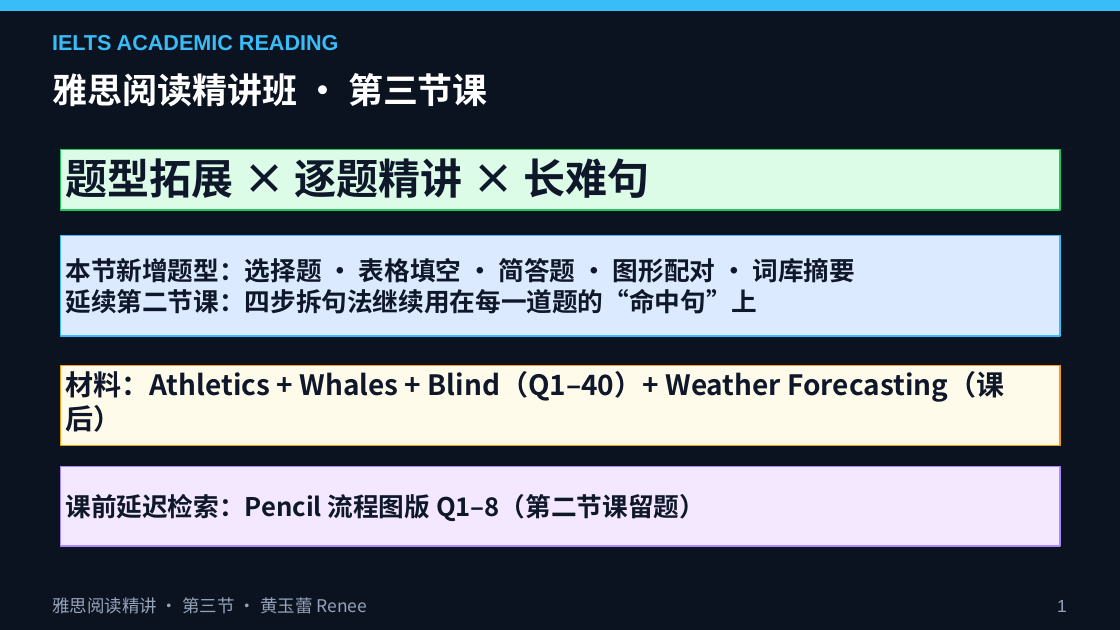
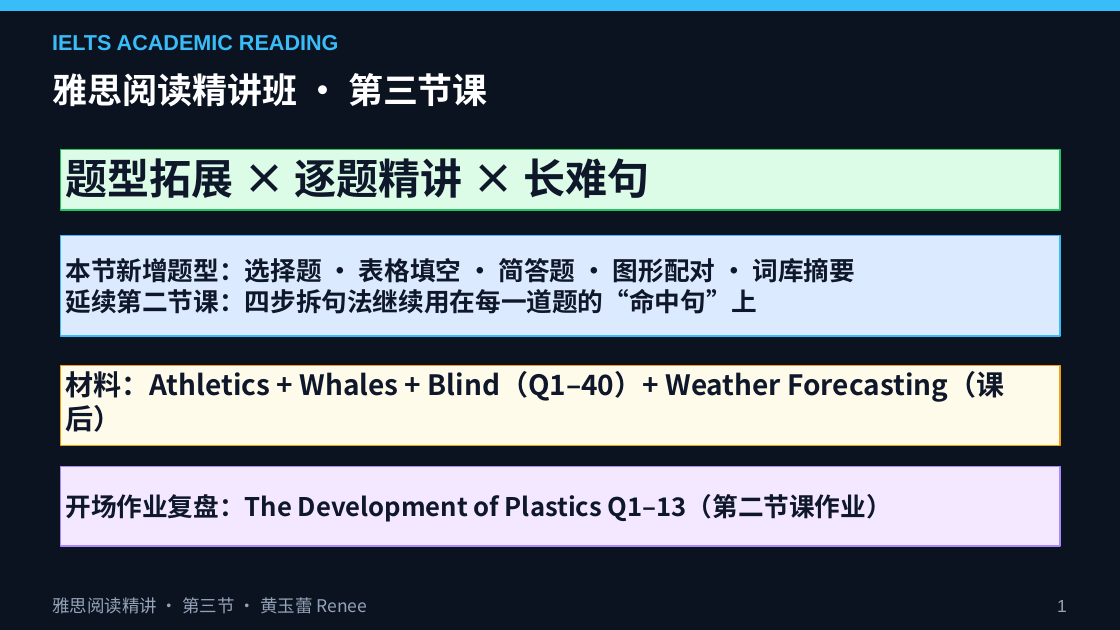
Before and after one commit to mrgreedcp-spec/AI-Portfolio, a slide deck: slide 1 of lesson3/第三节课PPT_雅思阅读精讲.pptx. Drawn at 1120x630 pixels with LibreOffice and Linux fonts; fonts in the diff are those of the drawing. Boxes give left, top, right and bottom in pixels: in the first picture for what was removed or moved away, otherwise in the second. Text is boxed around its words. In the diff, an @@ line names an element or a change of style, - is before the commit and + after.

```diff
--- a/lesson3/第三节课PPT_雅思阅读精讲.pptx
+++ b/lesson3/第三节课PPT_雅思阅读精讲.pptx
@@ text in rectangle at <box>65,494,892,522</box>: text changed @@
-课前延迟检索：Pencil 流程图版 Q1–8（第二节课留题）
+开场作业复盘：The Development of Plastics Q1–13（第二节课作业）
```
Also in this commit, not shown: 128 other slides changed, 28 slides added, 8 slides removed, 9 other files.
